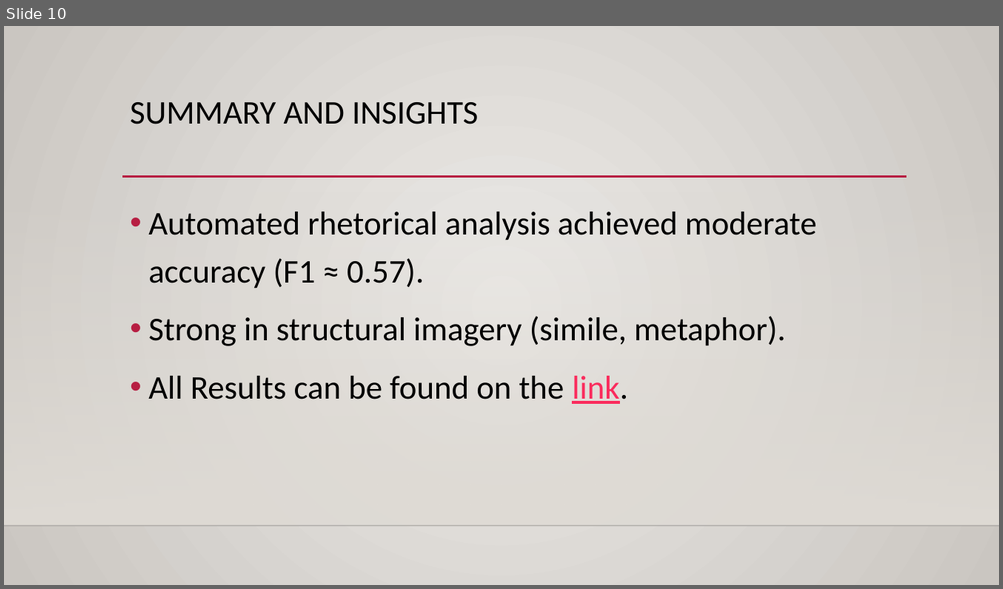
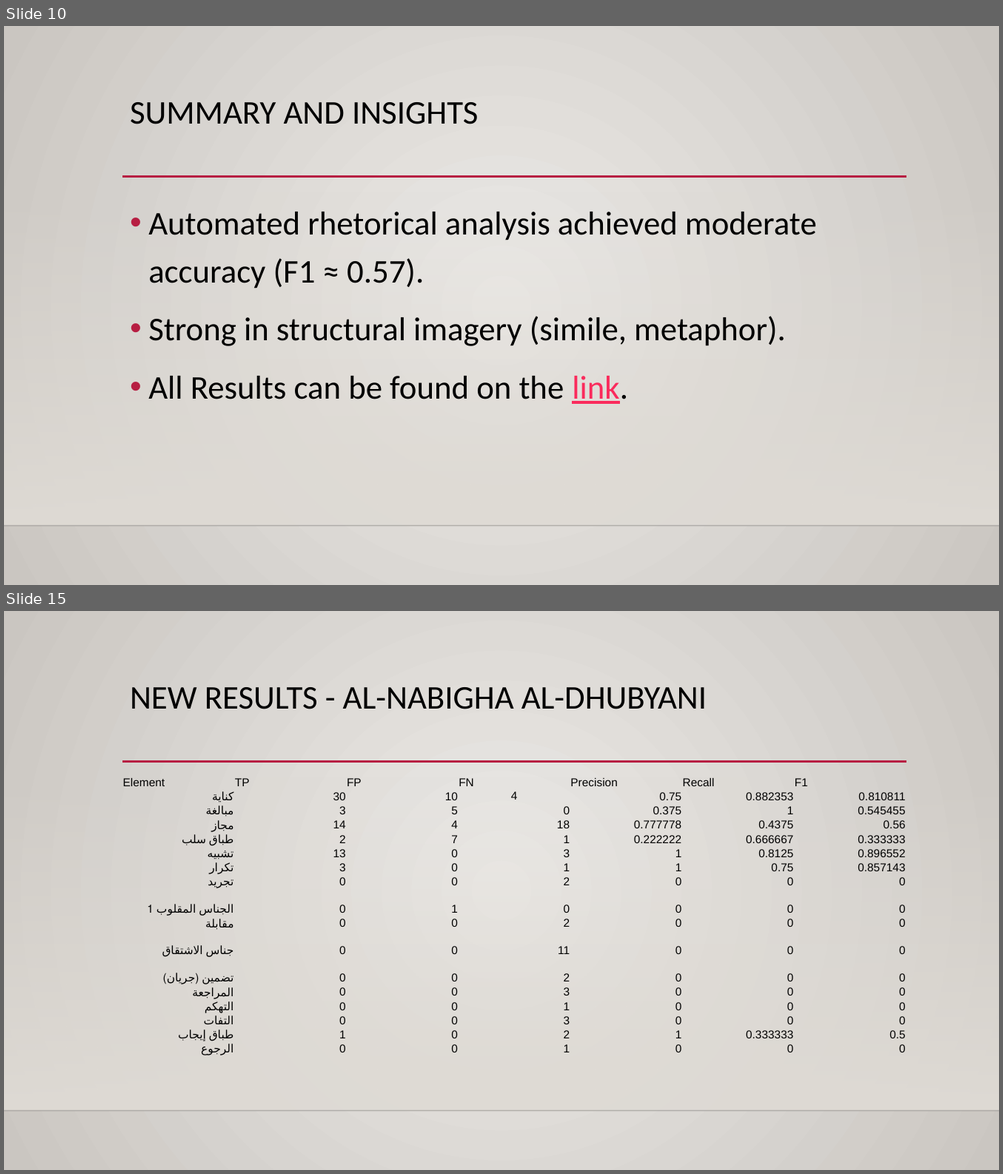
Before and after one commit to faisalomari/Metaphorical_Analysis, a slide deck: SecondStep/تحليل شعر امرؤ القيس/تحليل شعر امرؤ القيس.pptx. Shown one above the other, each under a label of ours: slide 10 before the commit, slides 10 and 15 after it; the slides between them are not shown. The pictures are 1003x589 and 1003x1174 pixels, drawn with LibreOffice and Linux fonts; fonts in the diff are those of the drawing; background and template pictures are left out. Boxes give left, top, right and bottom in pixels: in the first picture for what was removed or moved away, otherwise in the second. Text is boxed around its words. In the diff, an @@ line names an element or a change of style, - is before the commit and + after.

```diff
--- a/SecondStep/تحليل شعر امرؤ القيس/تحليل شعر امرؤ القيس.pptx
+++ b/SecondStep/تحليل شعر امرؤ القيس/تحليل شعر امرؤ القيس.pptx
@@ slide 15 added at <box>4,611,999,1170</box>, background gradient #ECEAE7 to #CAC7C1; not listed: 3 template elements that a slide beside it also shows @@
@@ title added at <box>130,687,706,709</box>, 32 pt, text #000000 @@
+NEW RESULTS - AL-NABIGHA AL-DHUBYANI
@@ table added at <box>122,775,906,1059</box>, 17 rows, 7 columns @@
+Element | TP | FP | FN | Precision | Recall | F1
+كناية | 30 | 10 | 4 | 0.75 | 0.882353 | 0.810811
+مبالغة | 3 | 5 | 0 | 0.375 | 1 | 0.545455
+مجاز | 14 | 4 | 18 | 0.777778 | 0.4375 | 0.56
+طباق سلب | 2 | 7 | 1 | 0.222222 | 0.666667 | 0.333333
+تشبيه | 13 | 0 | 3 | 1 | 0.8125 | 0.896552
+تكرار | 3 | 0 | 1 | 1 | 0.75 | 0.857143
+تجريد | 0 | 0 | 2 | 0 | 0 | 0
+الجناس المقلوب 1 | 0 | 1 | 0 | 0 | 0 | 0
+مقابلة | 0 | 0 | 2 | 0 | 0 | 0
+جناس الاشتقاق | 0 | 0 | 11 | 0 | 0 | 0
+تضمين (جريان) | 0 | 0 | 2 | 0 | 0 | 0
+المراجعة | 0 | 0 | 3 | 0 | 0 | 0
+التهكم | 0 | 0 | 1 | 0 | 0 | 0
+التفات | 0 | 0 | 3 | 0 | 0 | 0
+طباق إيجاب | 1 | 0 | 2 | 1 | 0.333333 | 0.5
+الرجوع | 0 | 0 | 1 | 0 | 0 | 0
```
Also in this commit, not shown: 7 other slides added, 28 other files.
